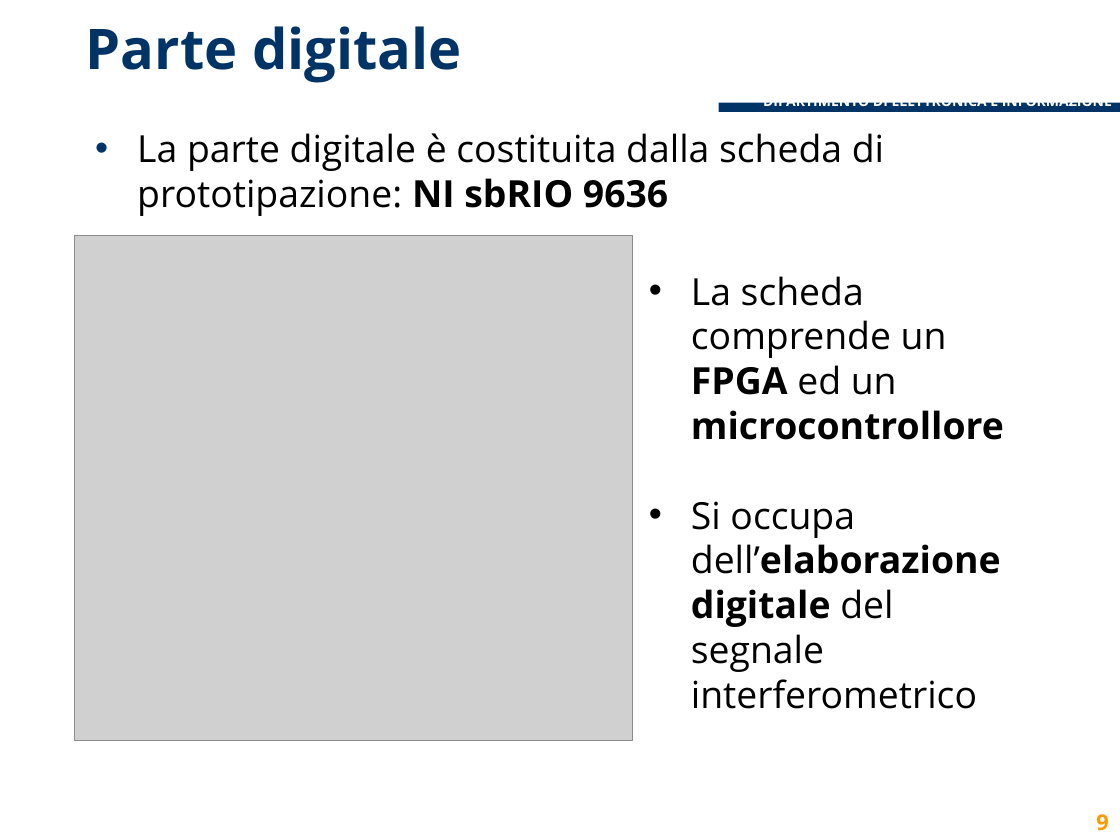
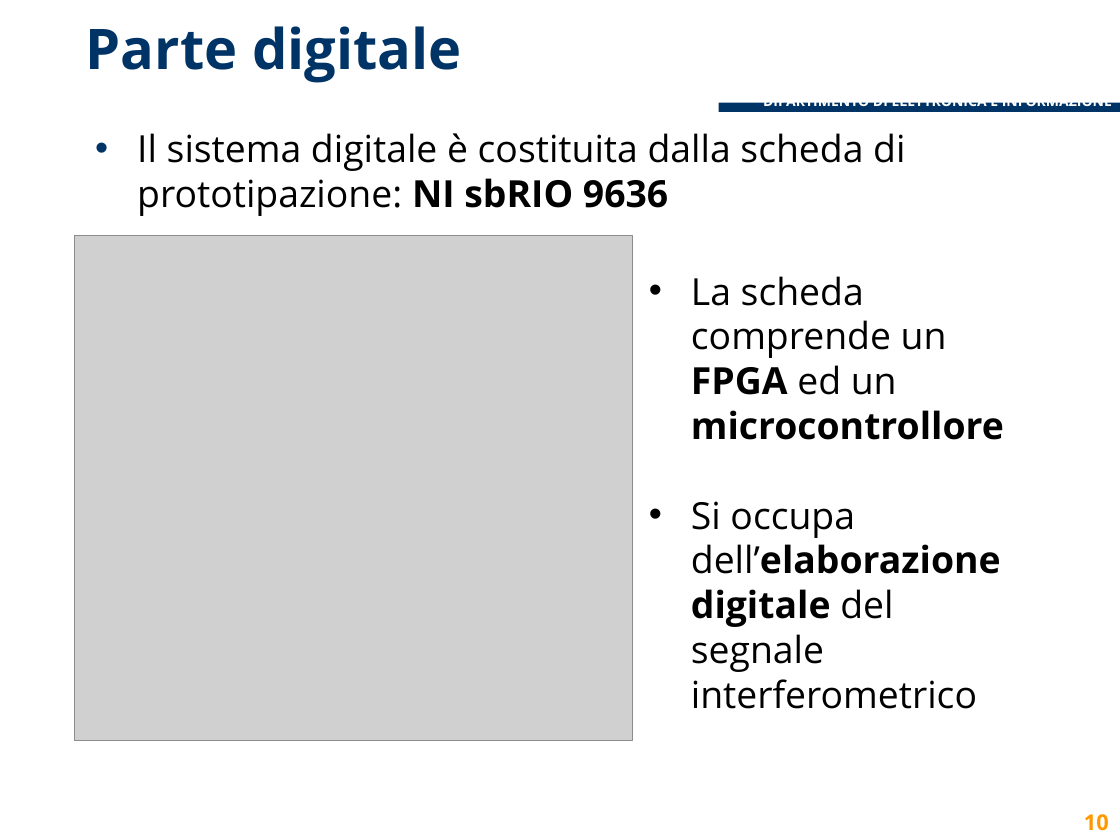
Before and after one commit to lcavagnispolimi/thesis_latex, a slide deck: slide 10 of presentazione_discussione.pptx (slide 9 before the commit). Drawn at 1120x840 pixels with LibreOffice and Linux fonts; fonts in the diff are those of the drawing; grey boxes stand for pictures; background and template pictures are left out. Boxes give left, top, right and bottom in pixels: in the first picture for what was removed or moved away, otherwise in the second. Text is boxed around its words. In the diff, an @@ line names an element or a change of style, - is before the commit and + after.

```diff
--- a/presentazione_discussione.pptx
+++ b/presentazione_discussione.pptx
@@ text at bbox=[137, 133, 905, 216]: text changed @@
-• La parte digitale è costituita dalla scheda di prototipazione: NI sbRIO 9636
+• Il sistema digitale è costituita dalla scheda di prototipazione: NI sbRIO 9636
@@ page number at bbox=[1084, 814, 1109, 831]: text changed @@
-9
+10
```
Also in this commit, not shown: 17 other slides changed, 2 slides added.
